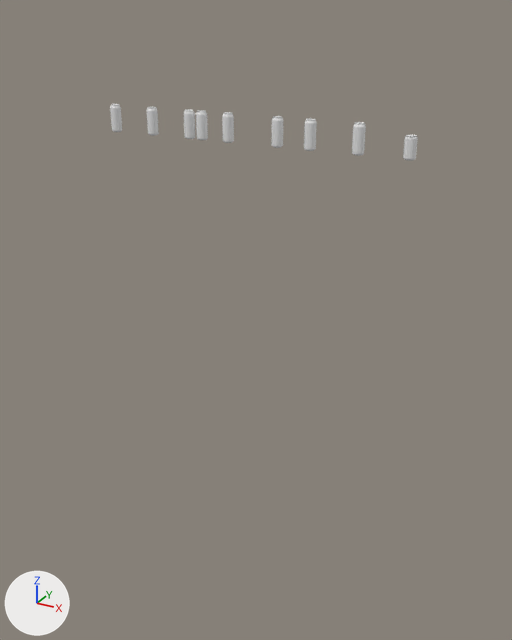
The Blender file auto_prod.blend as it was, and as the next commit left it.
The view is the same before and after, from a camera (50 mm lens) standing at (1.53, -3.29, 2.32) and looking at (-0.1, -0.32, 0.84). The lights are fixed; the arrows at lower left show +X, +Y and +Z. The older version comes first.

The first picture shows 'BeerCan.001', 'BeerCan.002', 'BeerCan.003', 'BeerCan.004', 'BeerCan.005', 'BeerCan.007', 'BeerCan.008', 'BeerCan_baiwei', 'CokeCan'.
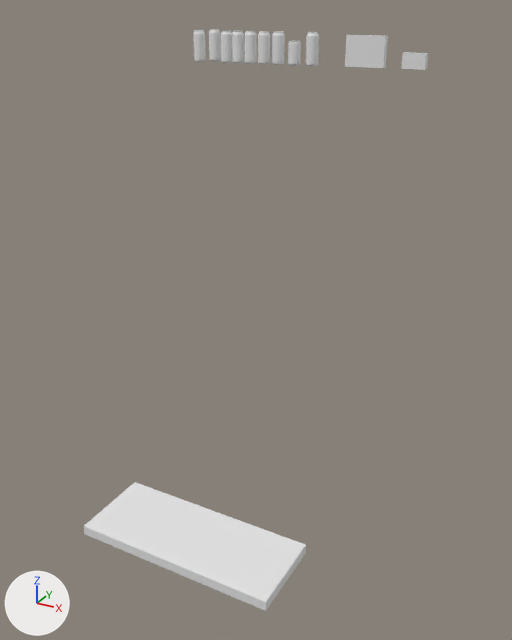
Location of each change, (x1, y1, x2, y2) in pixels of the pictures (512 x 640 px):
'Cube', added: after (84, 482, 306, 611)
'Cube.001', added: after (345, 35, 388, 68)
'BeerCan.008', moved: before (304, 118, 317, 151); after (306, 32, 319, 66)
'BeerCan_baiwei', moved: before (352, 122, 366, 156); after (258, 31, 270, 64)
'BeerCan.007', moved: before (271, 116, 283, 148); after (272, 31, 285, 65)
'BeerCan.005', moved: before (222, 112, 234, 143); after (221, 31, 233, 63)
'BeerCan.003', moved: before (184, 109, 195, 139); after (232, 31, 244, 63)
'BeerCan.004', moved: before (196, 110, 208, 140); after (193, 30, 206, 62)
'BeerCan.001', moved: before (110, 104, 122, 132); after (245, 31, 257, 64)
'BeerCan.002', moved: before (147, 107, 159, 136); after (209, 29, 221, 61)
'CokeCan', moved: before (403, 135, 418, 161); after (288, 41, 301, 66)
'SmallCube', added: after (401, 52, 428, 70)

Edits to the bpy script that builds the scene:
```text
Add me_cube:
    me_cube.from_pydata(...)  # a box spanning x -1.0..1.0, y -1.0..1.0, z -1.0..1.0
Add me_cube_002:
    me_cube_002.from_pydata(...)  # a box spanning x -0.06..0.06, y -0.0177..0.0177, z 0.0..0.0755
Add me_cube_001:
    me_cube_001.from_pydata(...)  # a box spanning x -0.104..0.104, y -0.018..0.018, z 0.0..0.152
Change ob_beercan_001:
    ob_beercan_001.location: (-1.492, 0.365, 1.601) -> (-0.51, 0.363, 2.042)
Change ob_beercan_002:
    ob_beercan_002.location: (-1.207, 0.365, 1.601) -> (-0.757, 0.389, 2.047)
Change ob_beercan_003:
    ob_beercan_003.location: (-0.934, 0.365, 1.601) -> (-0.589, 0.364, 2.042)
Change ob_beercan_004:
    ob_beercan_004.location: (-0.845, 0.365, 1.601) -> (-0.845, 0.365, 2.042)
Change ob_beercan_005:
    ob_beercan_005.location: (-0.664, 0.365, 1.601) -> (-0.664, 0.365, 2.042)
Change ob_beercan_baiwei:
    ob_beercan_baiwei.location: (0.149, 0.365, 1.601) -> (-0.427, 0.363, 2.042)
Change ob_beercan_007:
    ob_beercan_007.location: (-0.34, 0.365, 1.601) -> (-0.34, 0.365, 2.042)
Change ob_beercan_008:
    ob_beercan_008.location: (-0.136, 0.365, 1.601) -> (-0.144, 0.375, 2.042)
Change ob_cokecan:
    ob_cokecan.location: (0.433, 0.365, 1.601) -> (-0.241, 0.36, 2.042)
Add ob_cube:
    ob_cube = bpy.data.objects.new('Cube', me_cube)
    ob_cube.location = (-0.029, -1.074, 0.0)
    ob_cube.scale = (0.5, 0.2, 0.025)
Add ob_smallcube:
    ob_smallcube = bpy.data.objects.new('SmallCube', me_cube_002)
    ob_smallcube.location = (0.415, 0.375, 2.045)
Add ob_cube_001:
    ob_cube_001 = bpy.data.objects.new('Cube.001', me_cube_001)
    ob_cube_001.location = (0.157, 0.375, 2.045)
```
